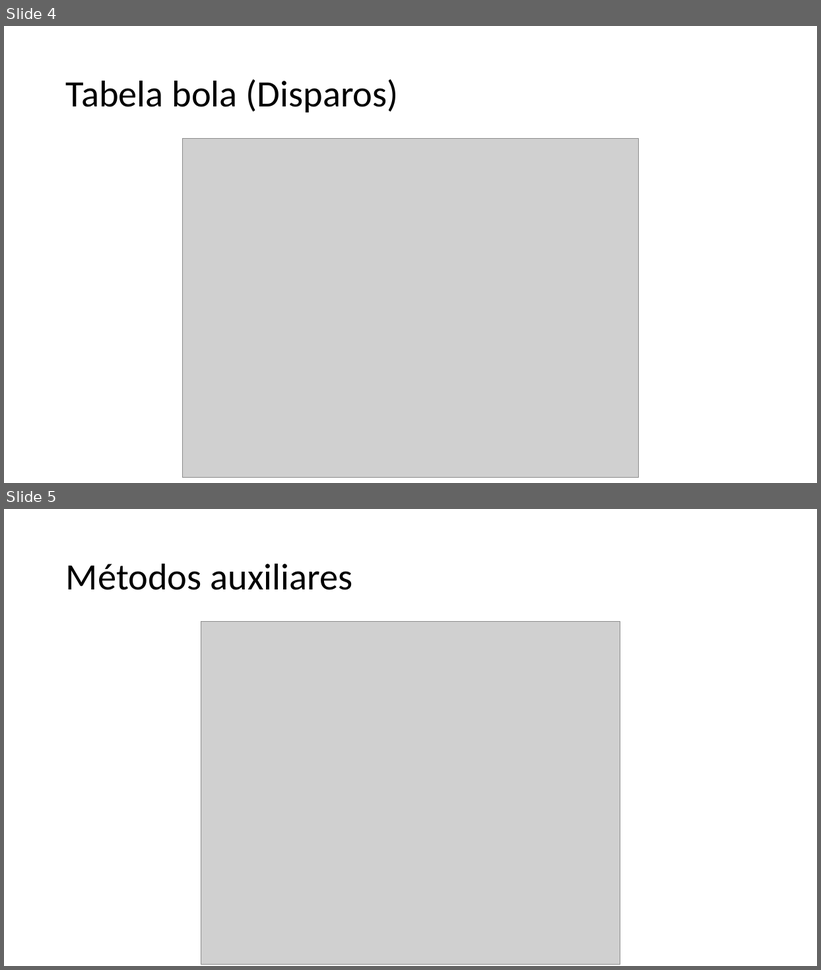
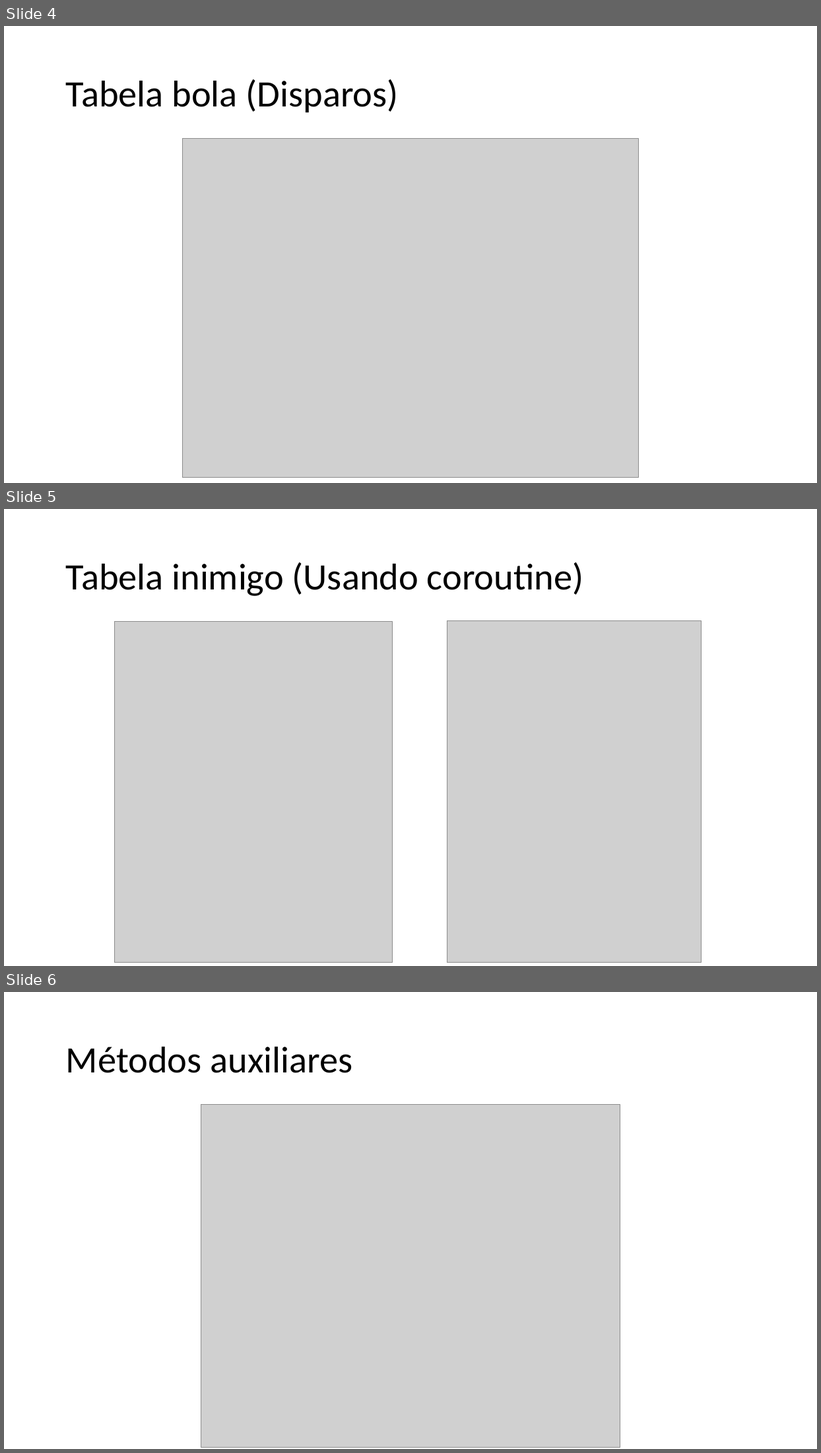
Before and after one commit to lpdoss/reativos, a slide deck: miniprojeto2/Navetângulo.pptx. Shown one above the other, each under a label of ours: slides 4 and 5 before the commit, slides 4, 5 and 6 after it. The pictures are 821x970 and 821x1453 pixels, drawn with LibreOffice and Linux fonts; fonts in the diff are those of the drawing; grey boxes stand for pictures. Boxes give left, top, right and bottom in pixels: in the first picture for what was removed or moved away, otherwise in the second. Text is boxed around its words. In the diff, an @@ line names an element or a change of style, - is before the commit and + after.

```diff
--- a/miniprojeto2/Navetângulo.pptx
+++ b/miniprojeto2/Navetângulo.pptx
@@ slide 5 added at (4,509,817,966), background #FFFFFF @@
@@ title added at (66,562,584,596), 44 pt, text #000000 @@
+Tabela inimigo (Usando coroutine)
@@ picture added at (114,622,392,963) @@
@@ picture added at (447,621,701,963) @@
@@ what was slide 5 is now slide 6 @@
```
